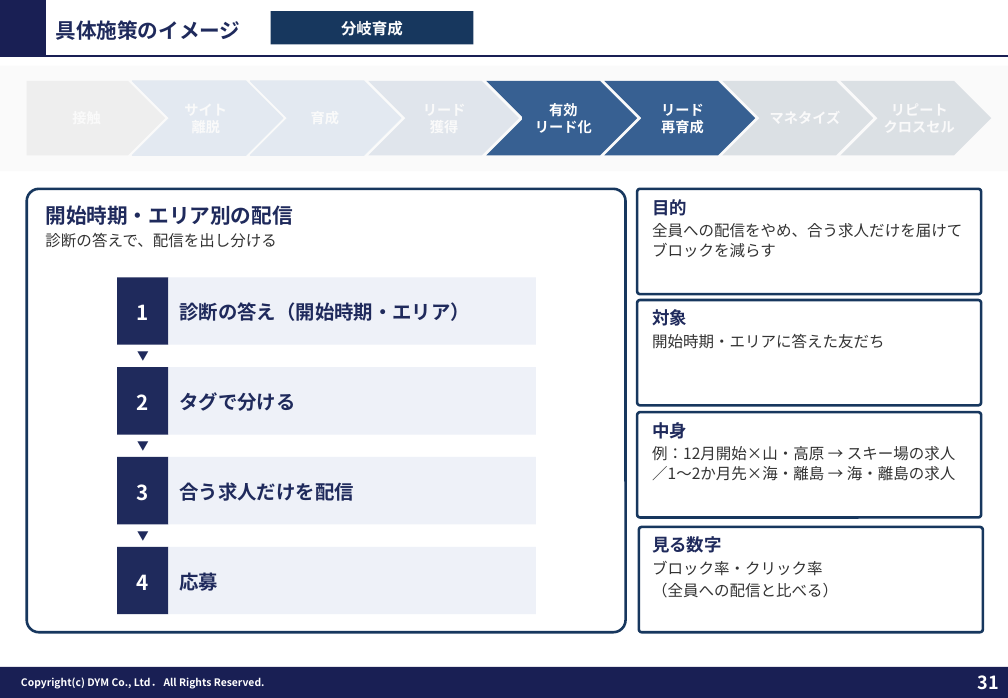
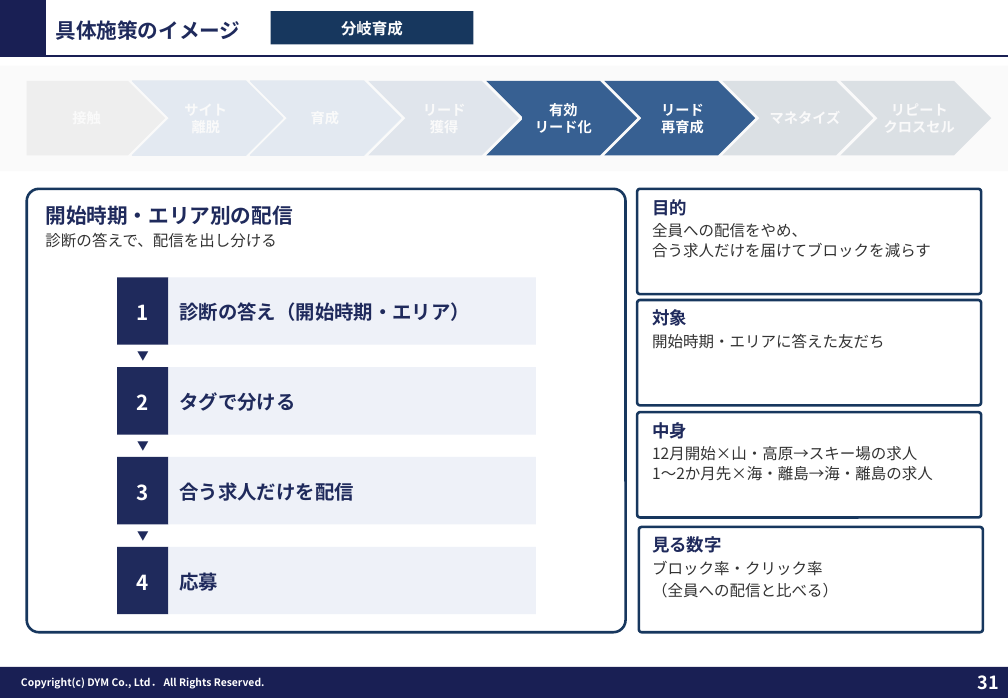
Before and after one commit to tonomura-r-dev/folder, a slide deck: slide 31 of 202610_株式会社ワクトリ御中_LINE公式アカウント運用のご提案_v4.pptx. Drawn at 1008x698 pixels with LibreOffice and Linux fonts; fonts in the diff are those of the drawing; background and template pictures are left out. Boxes give left, top, right and bottom in pixels: in the first picture for what was removed or moved away, otherwise in the second. Text is boxed around its words. In the diff, an @@ line names an element or a change of style, - is before the commit and + after.

```diff
--- a/202610_株式会社ワクトリ御中_LINE公式アカウント運用のご提案_v4.pptx
+++ b/202610_株式会社ワクトリ御中_LINE公式アカウント運用のご提案_v4.pptx
@@ text at box(652, 223, 931, 258): spaces changed @@
-全員への配信をやめ、合う求人だけを届けてブロックを減らす
+全員への配信をやめ、
+合う求人だけを届けてブロックを減らす
@@ text at box(652, 446, 933, 481): text changed @@
-例：12月開始×山・高原 → スキー場の求人／1〜2か月先×海・離島 → 海・離島の求人
+12月開始×山・高原→スキー場の求人
+1〜2か月先×海・離島→海・離島の求人
```
Also in this commit, not shown: 10 other slides changed, 13 other files.
